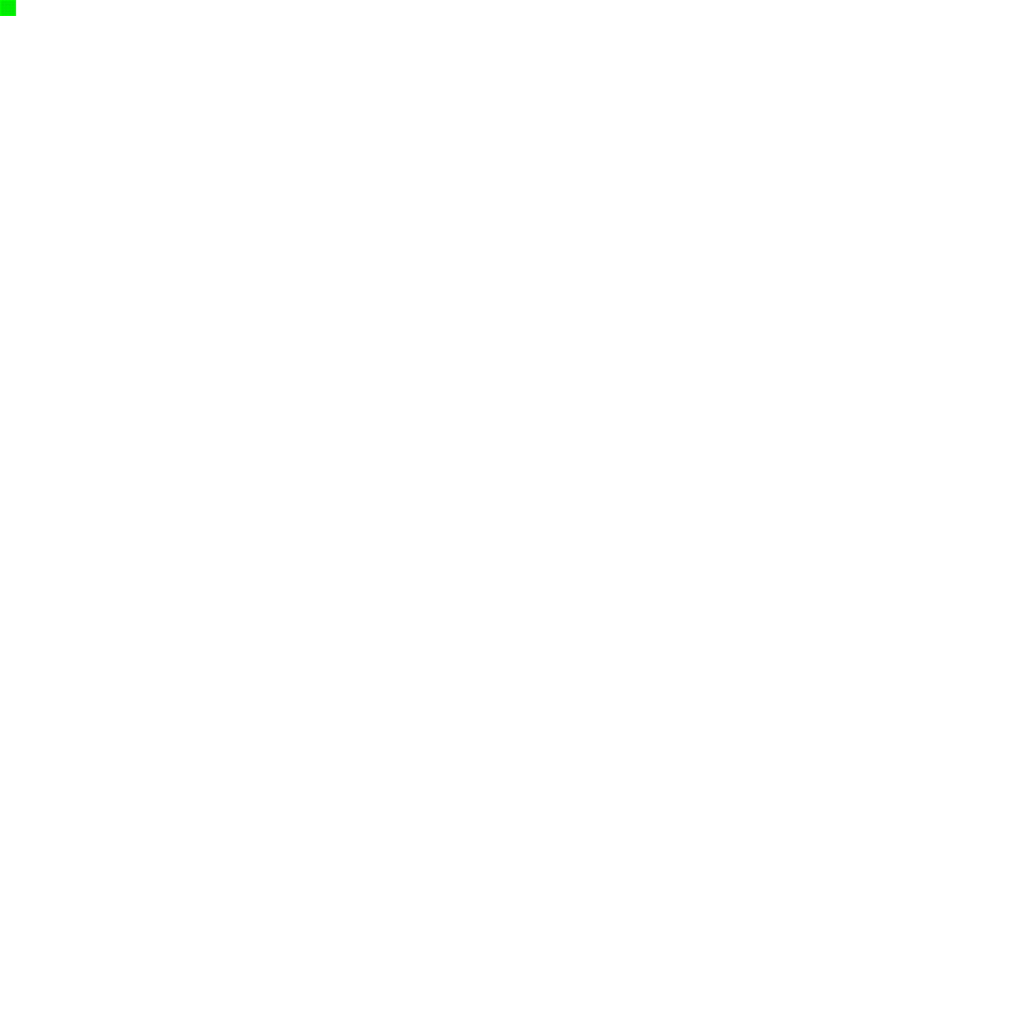
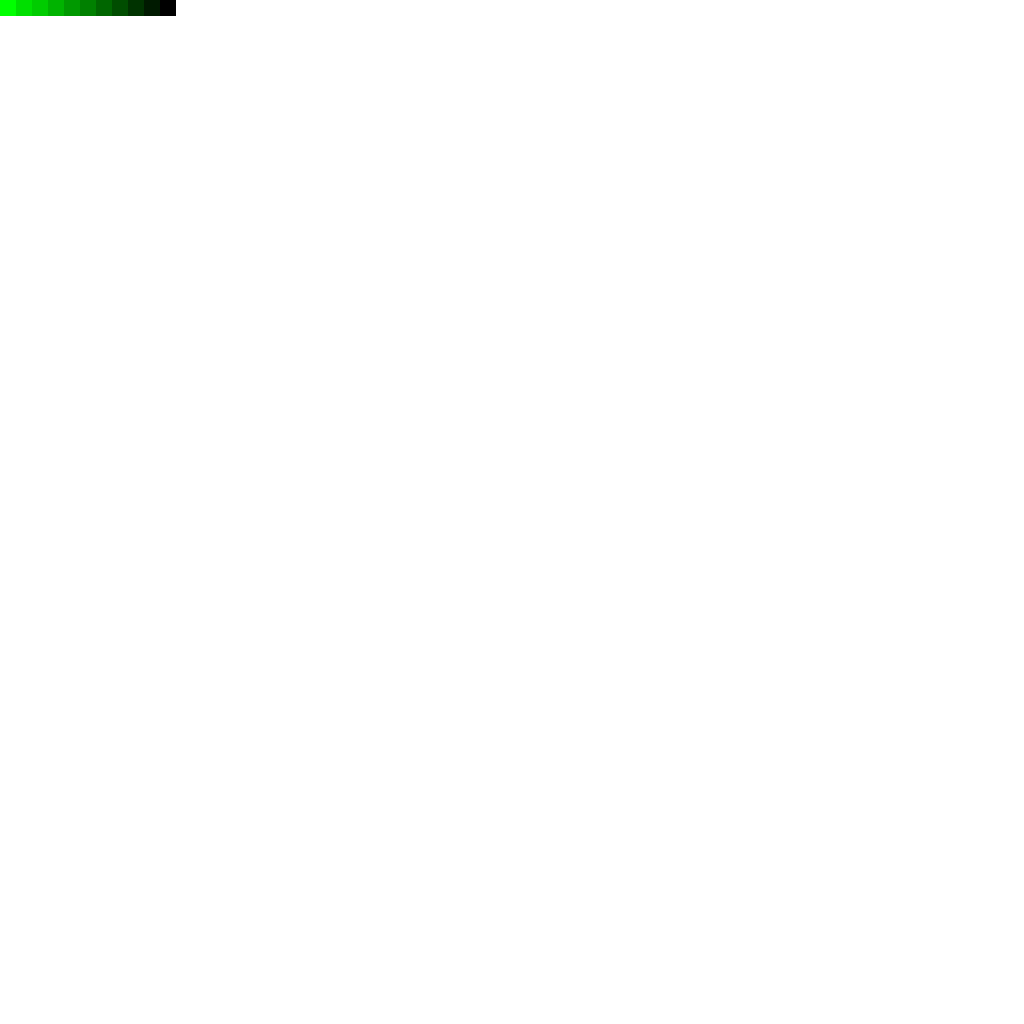
The second 1024x1024 image is a revision of the first. Changes to its layers:
added layer "Layer 11" above "Layer 10" over [160, 0, 176, 16]
added layer "Layer 10" above "Layer 9" over [144, 0, 160, 16]
added layer "Layer 9" above "Layer 8" over [128, 0, 144, 16]
added layer "Layer 8" above "Layer 7" over [112, 0, 128, 16]
added layer "Layer 7" above "Layer 6" over [96, 0, 112, 16]
added layer "Layer 6" above "Layer 5" over [80, 0, 96, 16]
added layer "Layer 5" above "Layer 4" over [64, 0, 80, 16]
added layer "Layer 4" above "Layer 3" over [48, 0, 64, 16]
added layer "Layer 3" above "Layer 2" over [32, 0, 48, 16]
added layer "Layer 2" above "Layer 1" over [16, 0, 32, 16]
painted on "Layer 1" over [1, 1, 15, 15]
